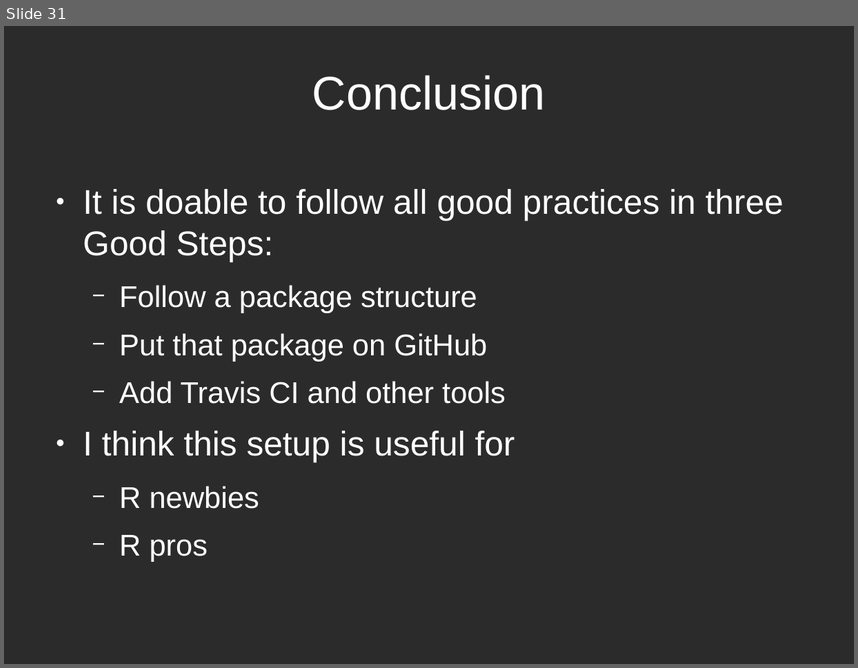
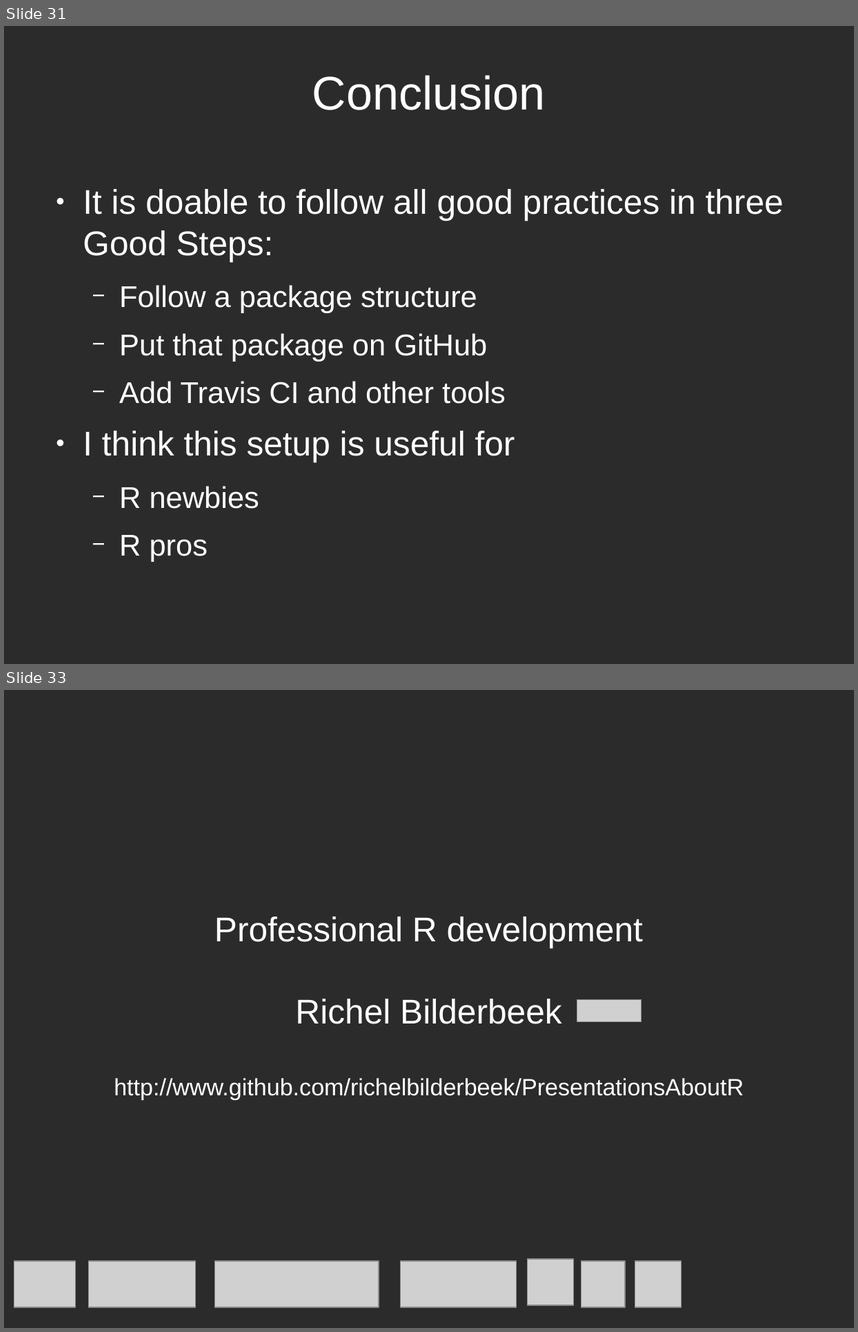
Before and after one commit to richelbilderbeek/PresentationsAboutR, a slide deck: ProfessionalRdevelopment/ProfessionalRDevelopment.odp. Shown one above the other, each under a label of ours: slide 31 before the commit, slides 31 and 33 after it; the slides between them are not shown. The pictures are 858x668 and 858x1332 pixels, drawn with LibreOffice and Linux fonts; fonts in the diff are those of the drawing; grey boxes stand for pictures; background and template pictures are left out; a plain dark background stands for a picture behind light text. Boxes give left, top, right and bottom in pixels: in the first picture for what was removed or moved away, otherwise in the second. Text is boxed around its words. In the diff, an @@ line names an element or a change of style, - is before the commit and + after.

```diff
--- a/ProfessionalRdevelopment/ProfessionalRDevelopment.odp
+++ b/ProfessionalRdevelopment/ProfessionalRDevelopment.odp
@@ slide 33 added at [4,690,854,1328], background picture (left out) @@
@@ subtitle added at [114,916,744,1099], 22 pt, text #FFFFFF @@
+Professional R development
+Richel Bilderbeek
+http://www.github.com/richelbilderbeek/PresentationsAboutR
@@ picture added at [577,999,641,1022] @@
@@ picture added at [14,1261,75,1307] @@
@@ picture added at [89,1261,195,1307] @@
@@ picture added at [214,1261,379,1307] @@
@@ picture added at [401,1261,517,1307] @@
@@ picture added at [528,1259,574,1305] @@
@@ picture added at [581,1261,625,1307] @@
@@ picture added at [636,1261,682,1307] @@
```
Also in this commit, not shown: 6 slides changed, 1 other slide added, 1 other file.
